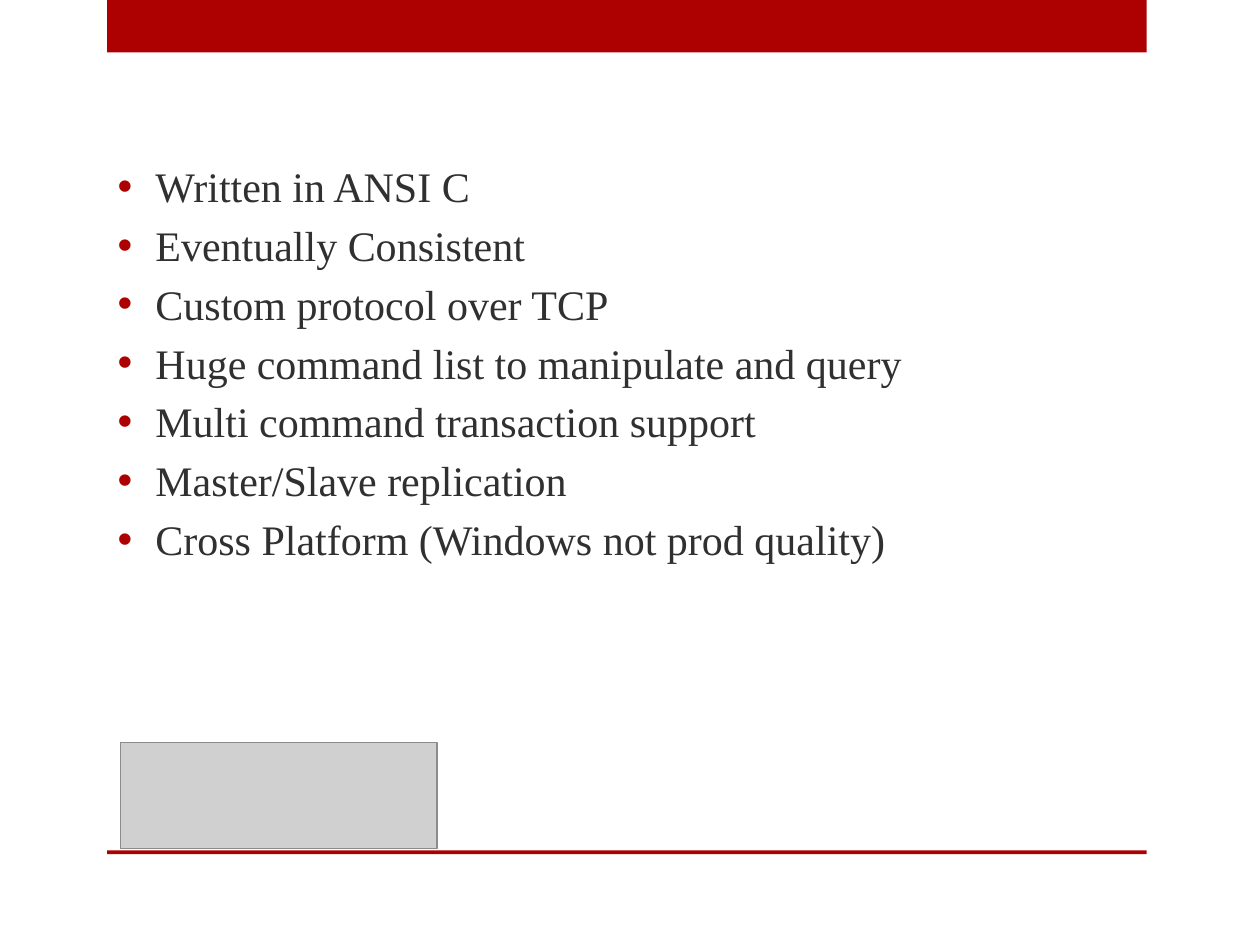
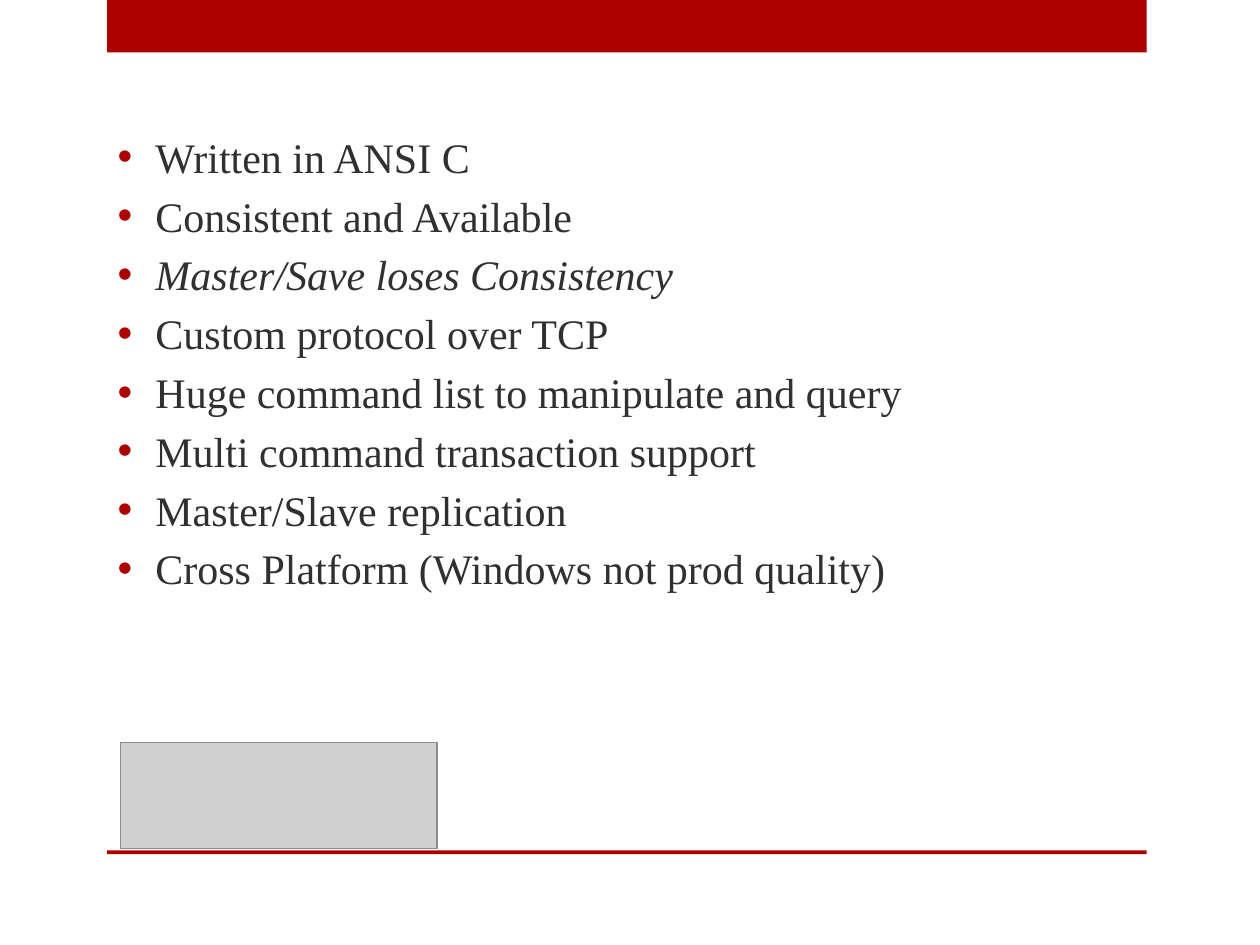
Before and after one commit to digitalBush/nosql-smackdown-talk, a slide deck: slide 48 of nosql-smackdown.pptx. Drawn at 1260x945 pixels with LibreOffice and Linux fonts; fonts in the diff are those of the drawing; grey boxes stand for pictures. Boxes give left, top, right and bottom in pixels: in the first picture for what was removed or moved away, otherwise in the second. Text is boxed around its words. In the diff, an @@ line names an element or a change of style, - is before the commit and + after.

```diff
--- a/nosql-smackdown.pptx
+++ b/nosql-smackdown.pptx
@@ text at (155,203,673,299): text changed; italic on @@
-• Eventually Consistent
+• Consistent and Available
+• Master/Save loses Consistency
```
Also in this commit, not shown: 5 other slides changed, 1 slide added.
